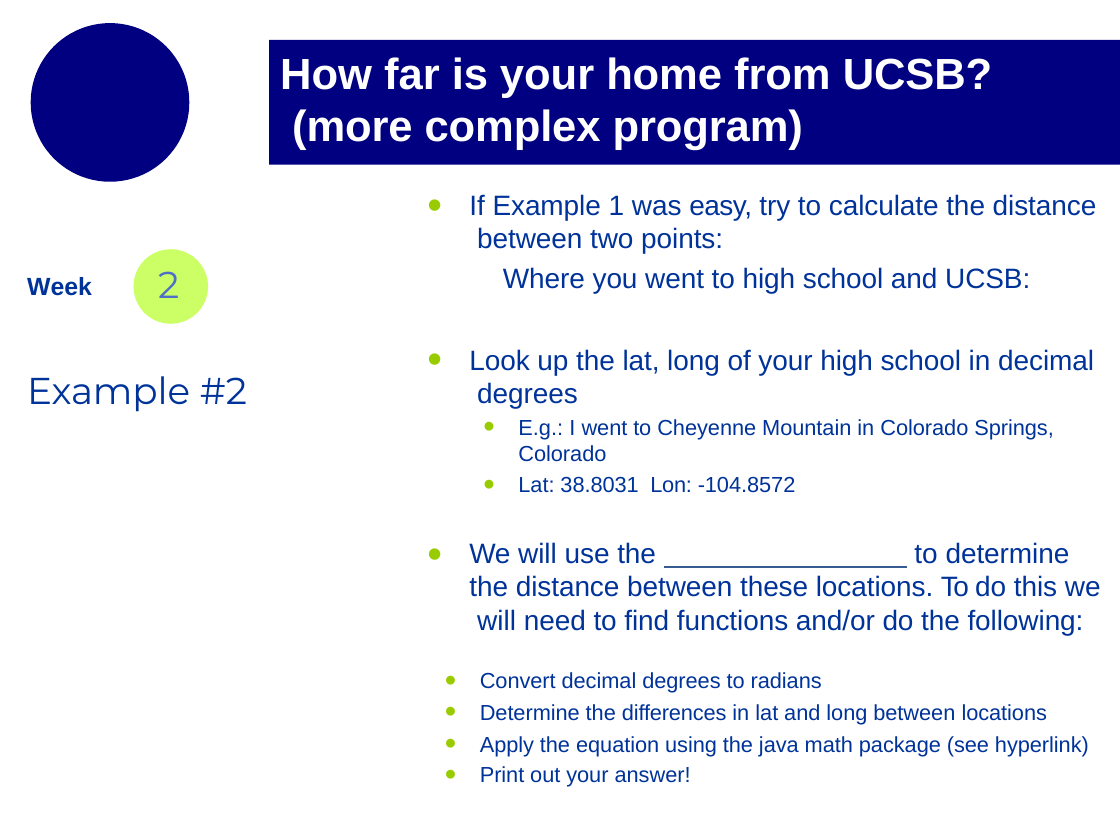
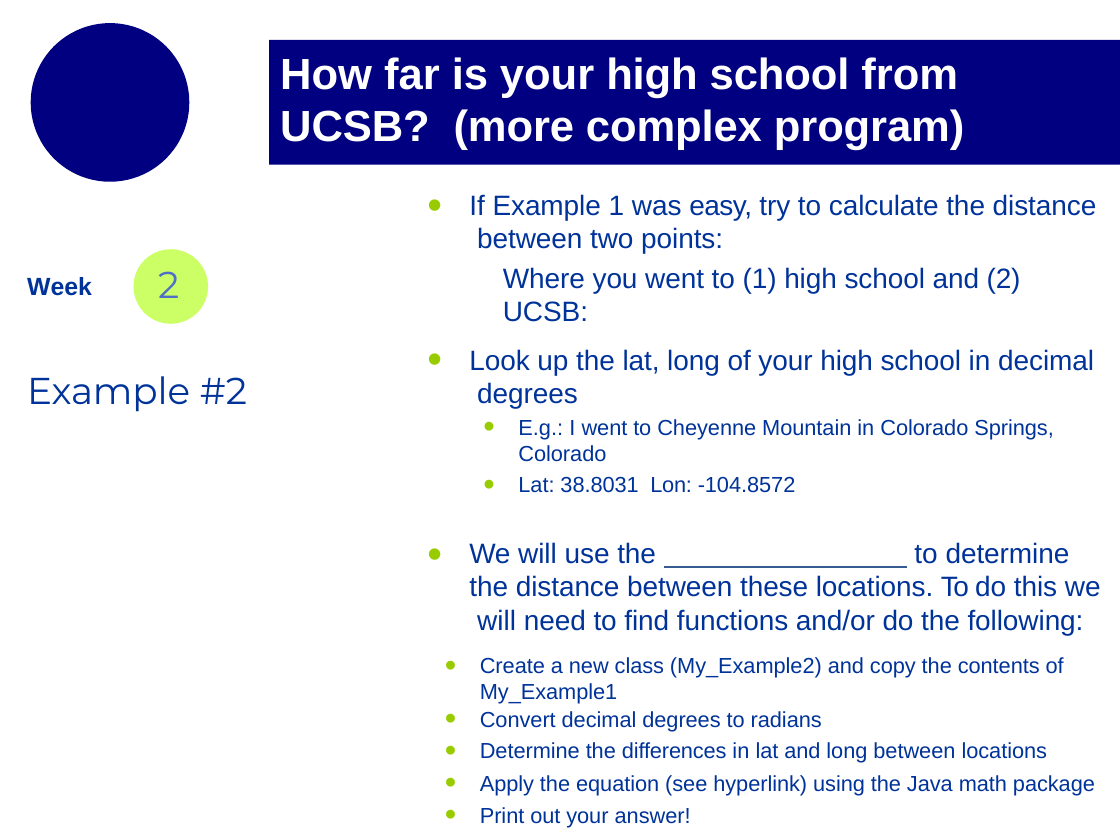
Before and after one commit to mikejohnson51/geog178_2019, a slide deck: slide 17 of section_slides/week2_section_slides_2.pptx. Drawn at 1120x840 pixels with LibreOffice and Linux fonts; fonts in the diff are those of the drawing; background and template pictures are left out. Boxes give left, top, right and bottom in pixels: in the first picture for what was removed or moved away, otherwise in the second. Text is boxed around its words. In the diff, an @@ line names an element or a change of style, - is before the commit and + after.

```diff
--- a/section_slides/week2_section_slides_2.pptx
+++ b/section_slides/week2_section_slides_2.pptx
@@ title at bbox=[280, 57, 964, 150]: text changed @@
-How far is your home from UCSB? (more complex program)
+How far is your high school from UCSB? (more complex program)
@@ text at bbox=[503, 267, 1021, 322]: text changed @@
-Where you went to high school and UCSB:
+Where you went to (1) high school and (2) UCSB:
@@ text "Create a new class (My_Example2) ...": place and size @@
-text "Create a new class (My_Example2) ..." at bbox=[480, 672, 1089, 787]
+text "Create a new class (My_Example2) ..." at bbox=[480, 657, 1095, 828]
@@ text at bbox=[480, 657, 1064, 704]: paragraph added @@
+• Create a new class (My_Example2) and copy the contents of My_Example1
@@ text at bbox=[480, 775, 1095, 795]: text changed @@
-• Apply the equation using the java math package (see hyperlink)
+• Apply the equation (see hyperlink) using the Java math package
@@ text at bbox=[480, 807, 691, 828]: line spacing 1 to 16.7pt; more space between paragraphs @@
```
Also in this commit, not shown: 26 other slides changed, 1 slide added, 3 other files.
